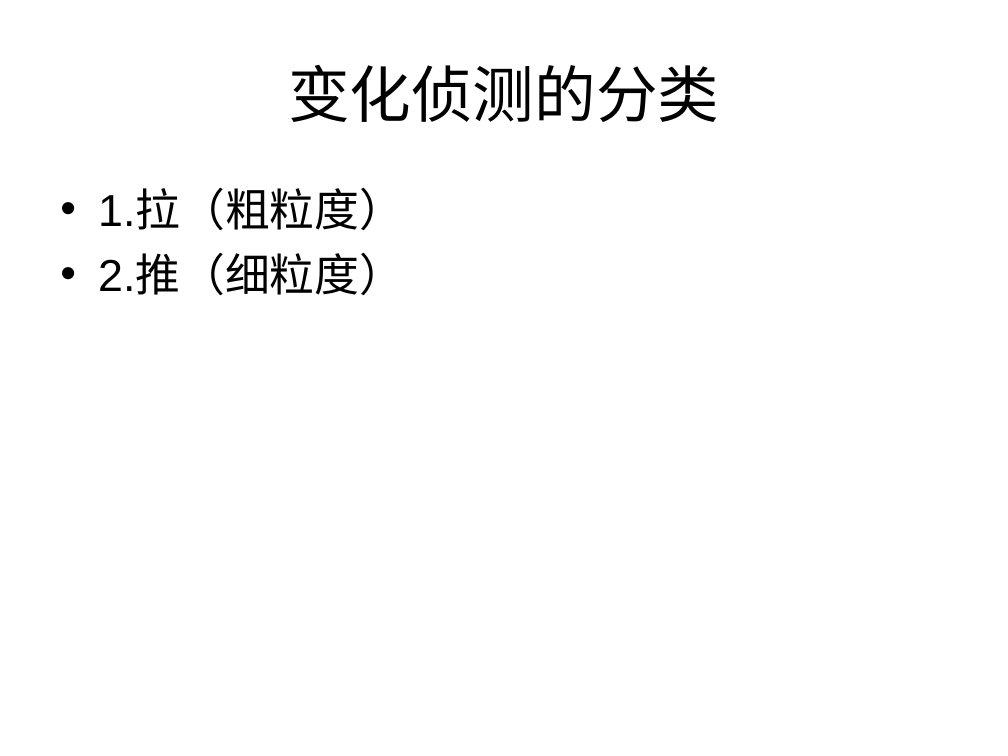
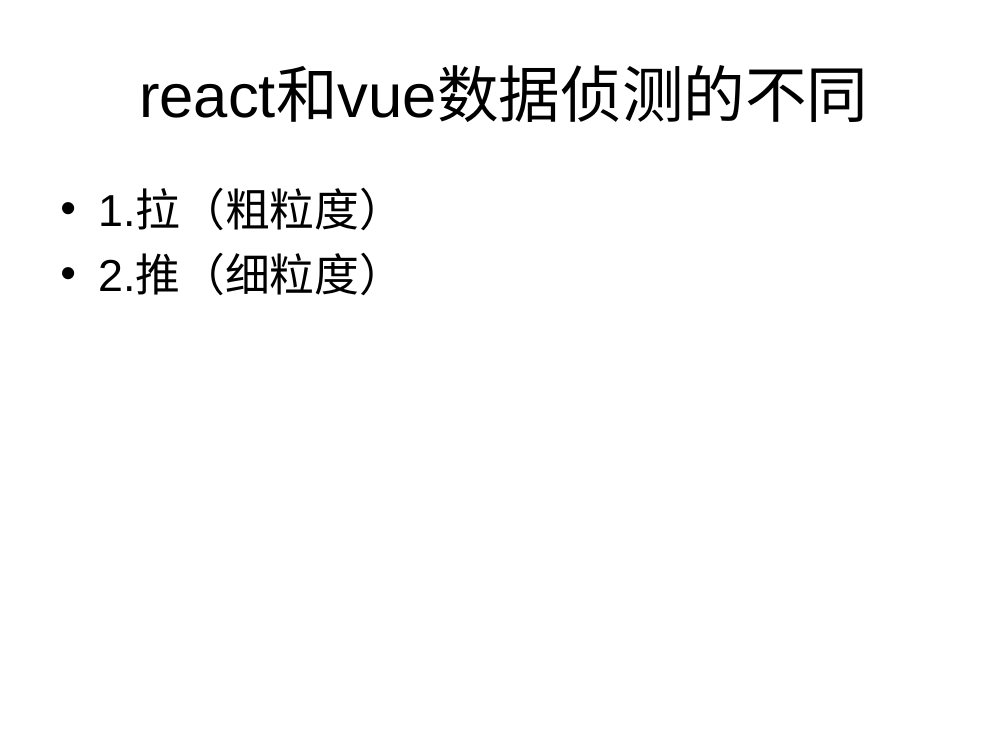
Before and after one commit to liyanjunCode/miniPrograme, a slide deck: slide 2 of vue.ppt (slide 3 before the commit). Drawn at 1008x756 pixels with LibreOffice and Linux fonts; fonts in the diff are those of the drawing. Boxes give left, top, right and bottom in pixels: in the first picture for what was removed or moved away, otherwise in the second. Text is boxed around its words. In the diff, an @@ line names an element or a change of style, - is before the commit and + after.

```diff
--- a/vue.ppt
+++ b/vue.ppt
@@ title at (x1=139, y1=68, x2=868, y2=122): text changed @@
-变化侦测的分类
+react和vue数据侦测的不同
```
Also in this commit, not shown: 7 other slides changed, 10 slides added, 4 slides removed, 1 other file.
